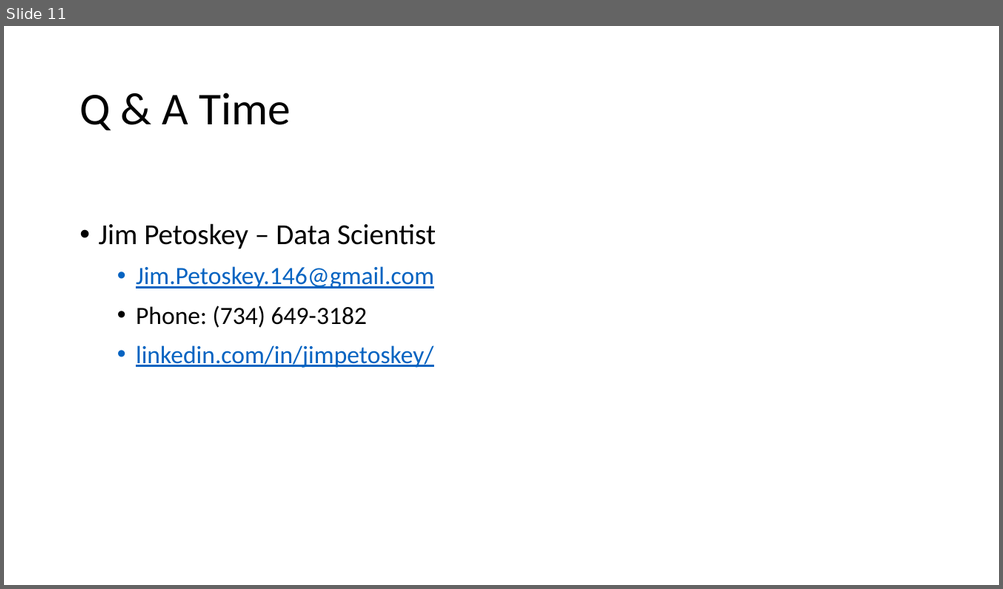
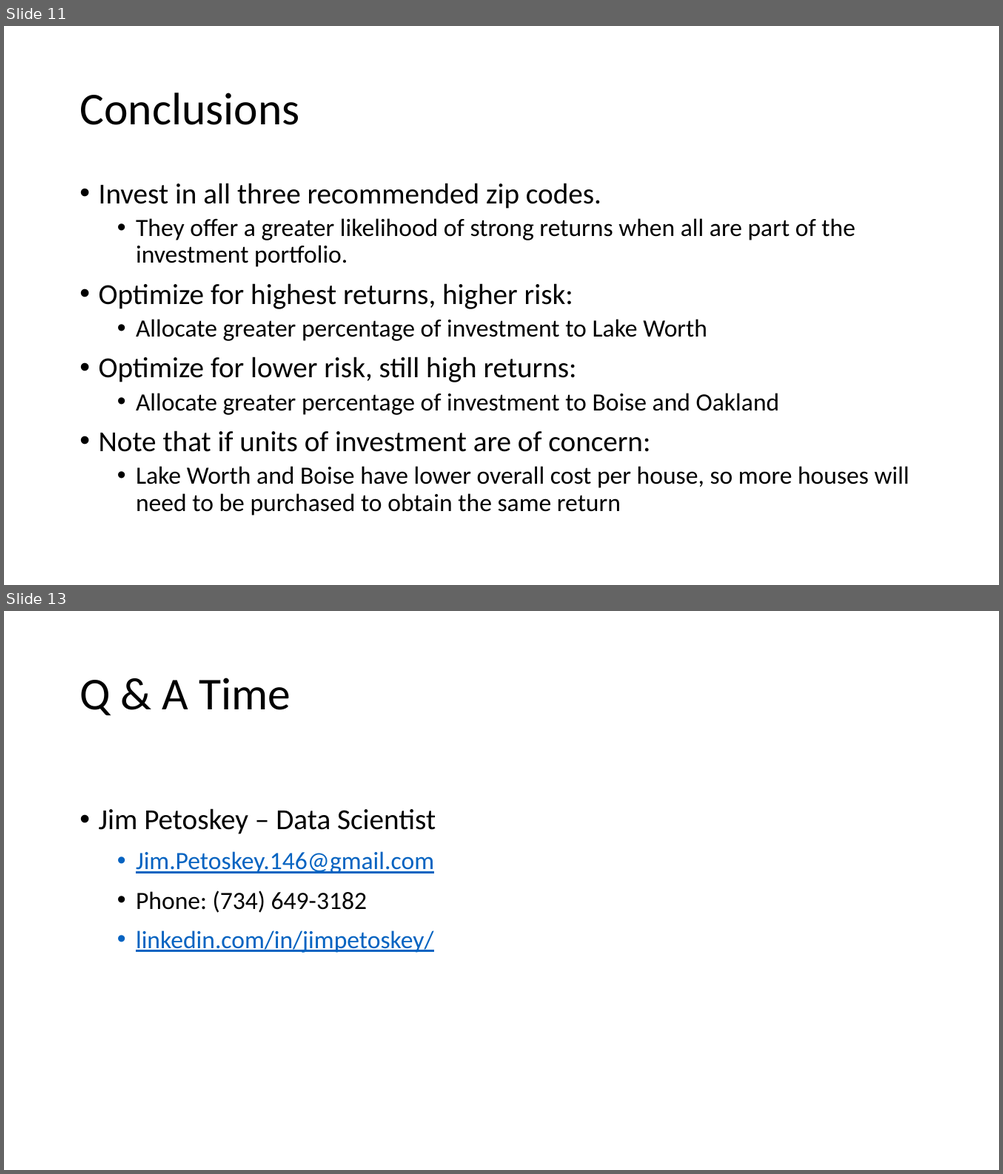
Before and after one commit to jpetoskey/Zillow_Time_Series, a slide deck: Real Estate Investment - Top Zip Codespptx.pptx. Shown one above the other, each under a label of ours: slide 11 before the commit, slides 11 and 13 after it; the slides between them are not shown. The pictures are 1003x589 and 1003x1174 pixels, drawn with LibreOffice and Linux fonts; fonts in the diff are those of the drawing. Boxes give left, top, right and bottom in pixels: in the first picture for what was removed or moved away, otherwise in the second. Text is boxed around its words. In the diff, an @@ line names an element or a change of style, - is before the commit and + after.

```diff
--- a/Real Estate Investment - Top Zip Codespptx.pptx
+++ b/Real Estate Investment - Top Zip Codespptx.pptx
@@ slide 11 added at (x1=4, y1=26, x2=999, y2=585), background #FFFFFF @@
@@ title added at (x1=79, y1=93, x2=299, y2=125), 44 pt, text #000000 @@
+Conclusions
@@ text added at (x1=99, y1=183, x2=909, y2=516), 24 pt, text #000000 @@
+• Invest in all three recommended zip codes.
+  • They offer a greater likelihood of strong returns when all are part of the investment portfolio.
+• Optimize for highest returns, higher risk:
+  • Allocate greater percentage of investment to Lake Worth
+• Optimize for lower risk, still high returns:
+  • Allocate greater percentage of investment to Boise and Oakland
+• Note that if units of investment are of concern:
+  • Lake Worth and Boise have lower overall cost per house, so more houses will need to be purchased to obtain the same return
@@ what was slide 11 is now slide 13 @@
```
Also in this commit, not shown: 5 slides changed, 6 other slides added, 5 slides removed, 2 other files.
